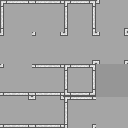
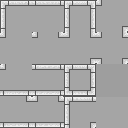
Layer changes from the first 128×128 image to the second:
painted on "Layer 7" over 0, 0, 128, 128
